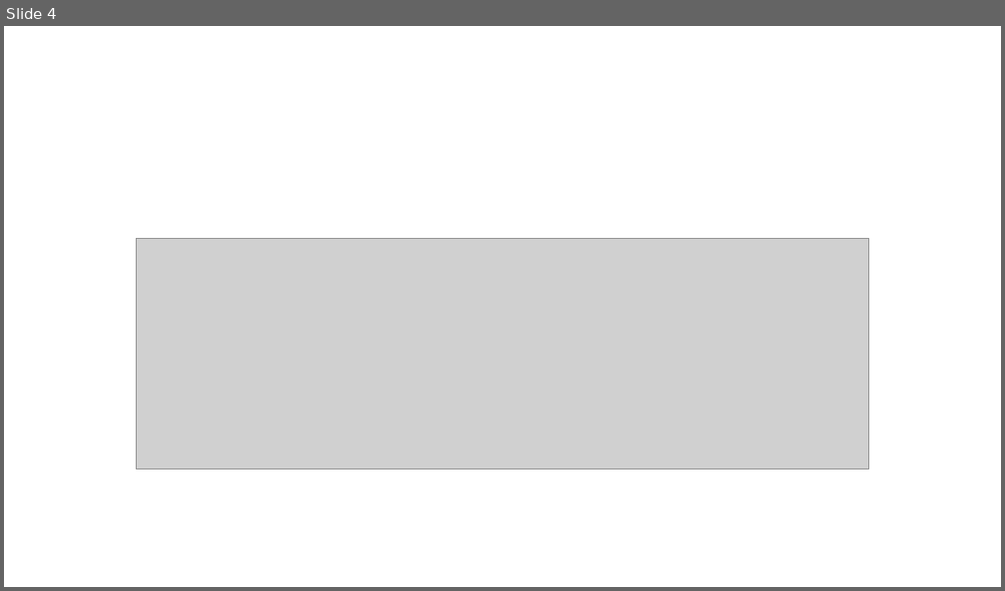
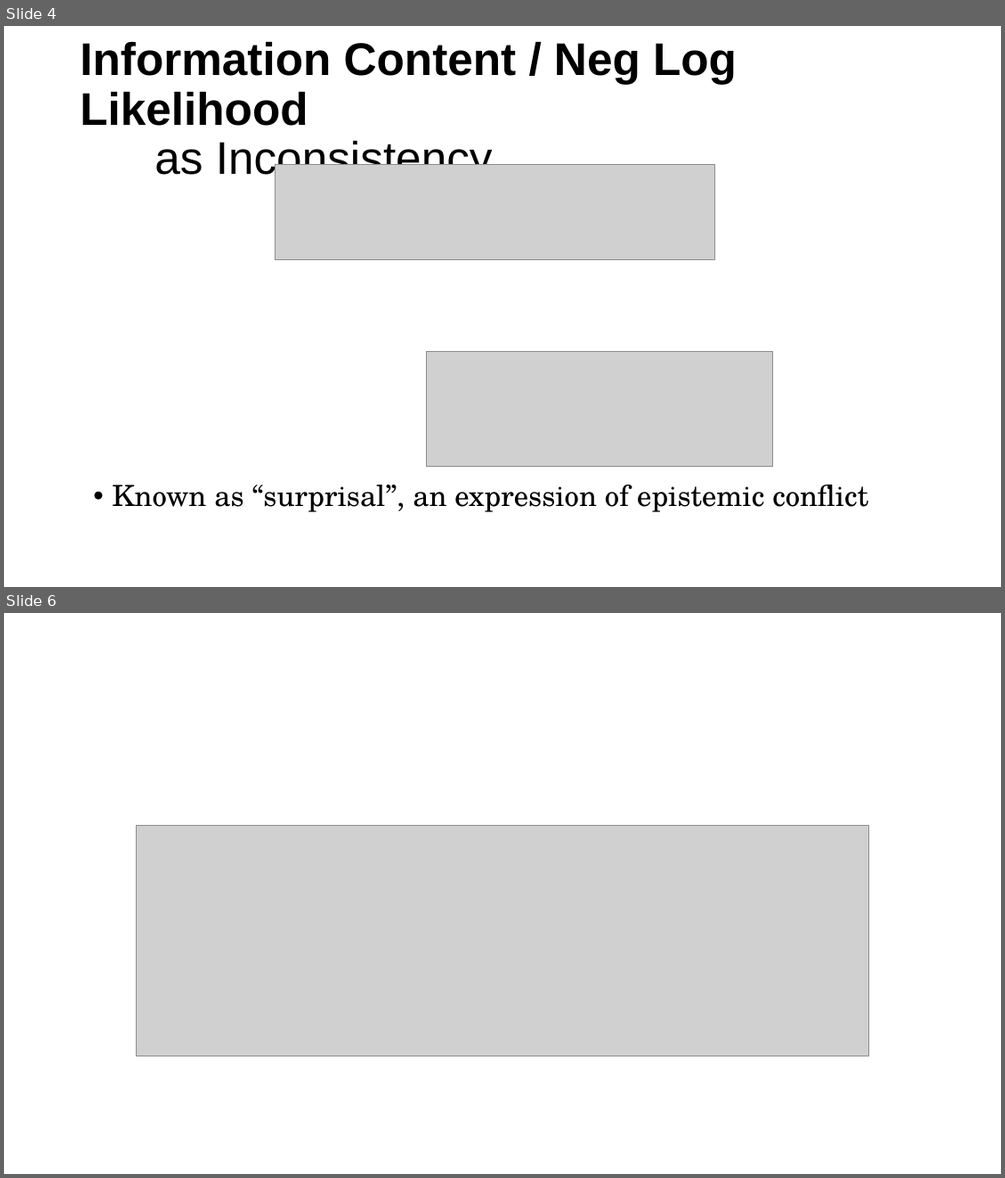
Before and after one commit to orichardson/pdg-expts, a slide deck: present/AISTATS-2022/one-true-loss.pptx. Shown one above the other, each under a label of ours: slide 4 before the commit, slides 4 and 6 after it; the slides between them are not shown. The pictures are 1005x591 and 1005x1178 pixels, drawn with LibreOffice and Linux fonts; fonts in the diff are those of the drawing; grey boxes stand for pictures. Boxes give left, top, right and bottom in pixels: in the first picture for what was removed or moved away, otherwise in the second. Text is boxed around its words. In the diff, an @@ line names an element or a change of style, - is before the commit and + after.

```diff
--- a/present/AISTATS-2022/one-true-loss.pptx
+++ b/present/AISTATS-2022/one-true-loss.pptx
@@ slide 4 added at bbox=[4, 26, 1001, 587], background #FFFFFF @@
@@ title added at bbox=[80, 41, 736, 183], 44 pt, text #000000, bold @@
+Information Content / Neg Log Likelihood
+as Inconsistency
@@ picture added at bbox=[275, 164, 714, 260] @@
@@ picture added at bbox=[427, 351, 773, 467] @@
@@ text added at bbox=[112, 484, 868, 512], 28 pt, text #000000 @@
+• Known as “surprisal”, an expression of epistemic conflict
@@ what was slide 4 is now slide 6 @@
```
Also in this commit, not shown: 2 slides changed, 4 other slides added, 2 slides removed.
